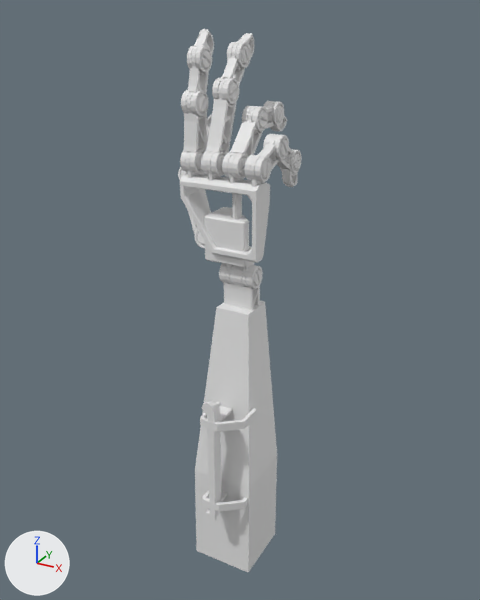
An edit to the FBX model TP Jam 2/Assets/Models/hands_Rig5.fbx, drawn before and after from the same camera.
One viewpoint serves both versions: a camera (50 mm lens) standing at (0.205, -0.367, 0.168) and looking at (-0.01, 0.024, -0.028). Lighting does not change. The marker at lower left points along +X, +Y and +Z. Where no turn or scale is listed for an object, it has been applied to the vertices.

In view in the first picture: 'ann1', 'ann2', 'ann3', 'bras', 'ind1', 'ind2', 'ind3', 'main', 'maj1', 'maj2', 'maj3', 'ori1', 'ori2', 'ori3', 'pou3'.
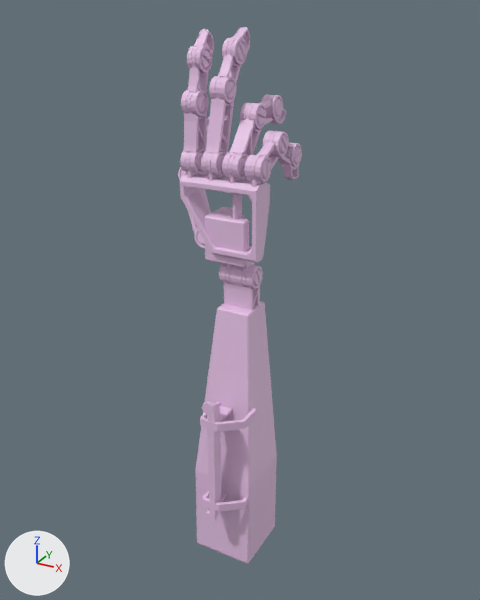
Commit message: vive git

The change, as a list of edits to the scene's bpy script:
```text
Change me_cylinder_008:
    where me_cylinder_008.from_pydata(...)  # 848 vertices, 906 faces; spans x -5.4..5.4, y -6.8..45.9, z -6.8..6.8
    add me_cylinder_008.materials.append(mat_mat_bras)  # white #e7c3e6
Change me_cylinder_021:
    where me_cylinder_021.from_pydata(...)  # 848 vertices, 906 faces; spans x -0.0271..0.0079, y -0.0074..0.0143, z -0.009..0.0479
    add me_cylinder_021.materials.append(mat_mat_bras)  # white #e7c3e6
Change me_cylinder_022:
    remove me_cylinder_022.from_pydata(...)  # 1049 vertices, 1100 faces; spans x -0.022..0.03, y -0.047..0.016, z -0.232..0.008
    add me_cylinder_022.from_pydata(...)  # 1107 vertices, 1162 faces; spans x -0.022..0.03, y -0.047..0.016, z -0.232..0.008
    me_cylinder_022 part 1: the loose piece of 12 vertices spanning x -0.017..0.03, y -0.032..0.016, z -0.232..-0.023 is rebuilt with 70 vertices and now spans x -0.017..0.03, y -0.032..0.016, z -0.232..-0.023, in mat_mat_bras (white #e7c3e7)
    me_cylinder_022 part 2: 1090 faces spanning x -0.022..0.029, y -0.047..0.008, z -0.208..0.008 switch from no material to mat_mat_bras (white #e7c3e7)
Change me_cylinder_013:
    where me_cylinder_013.from_pydata(...)  # 624 vertices, 686 faces; spans x -5.4..5.4, y -6.8..29.7, z -6.8..6.8
    add me_cylinder_013.materials.append(mat_mat_bras)  # white #e7c3e6
Change me_cylinder_009:
    where me_cylinder_009.from_pydata(...)  # 456 vertices, 499 faces; spans x -0.0054..0.0054, y -0.0078..0.0132, z -0.0078..0.0172
    add me_cylinder_009.materials.append(mat_mat_bras)  # white #e7c3e6
Change me_cylinder_015:
    where me_cylinder_015.from_pydata(...)  # 624 vertices, 686 faces; spans x -5.4..5.4, y -6.8..29.7, z -6.8..6.8
    add me_cylinder_015.materials.append(mat_mat_bras)  # white #e7c3e6
Change me_cylinder_010:
    where me_cylinder_010.from_pydata(...)  # 624 vertices, 686 faces; spans x -0.0063..0.0063, y -0.0078..0.0147, z -0.0078..0.0336
    add me_cylinder_010.materials.append(mat_mat_bras)  # white #e7c3e6
Change me_cylinder_006:
    where me_cylinder_006.from_pydata(...)  # 456 vertices, 499 faces; spans x -4.7..4.7, y -6.8..15.8, z -7.0..6.8
    add me_cylinder_006.materials.append(mat_mat_bras)  # white #e7c3e6
Change me_cylinder_012:
    where me_cylinder_012.from_pydata(...)  # 456 vertices, 499 faces; spans x -4.7..4.7, y -6.8..15.8, z -7.0..6.8
    add me_cylinder_012.materials.append(mat_mat_bras)  # white #e7c3e6
Change me_cylinder_007:
    where me_cylinder_007.from_pydata(...)  # 624 vertices, 686 faces; spans x -5.4..5.4, y -6.8..29.7, z -6.8..6.8
    add me_cylinder_007.materials.append(mat_mat_bras)  # white #e7c3e6
Change me_cylinder_005:
    where me_cylinder_005.from_pydata(...)  # 720 vertices, 768 faces; spans x -5.4..5.4, y -6.8..37.8, z -6.8..6.8
    add me_cylinder_005.materials.append(mat_mat_bras)  # white #e7c3e6
Change me_cylinder_004:
    where me_cylinder_004.from_pydata(...)  # 624 vertices, 686 faces; spans x -5.4..5.4, y -6.8..29.7, z -6.8..6.8
    add me_cylinder_004.materials.append(mat_mat_bras)  # white #e7c3e6
Change me_cylinder_001:
    where me_cylinder_001.from_pydata(...)  # 456 vertices, 499 faces; spans x -4.7..4.7, y -6.8..15.8, z -7.0..6.8
    add me_cylinder_001.materials.append(mat_mat_bras)  # white #e7c3e6
Change me_cylinder_011:
    where me_cylinder_011.from_pydata(...)  # 720 vertices, 768 faces; spans x -0.0063..0.0063, y -0.0078..0.011, z -0.0078..0.0439
    add me_cylinder_011.materials.append(mat_mat_bras)  # white #e7c3e6
Change me_cylinder_003:
    where me_cylinder_003.from_pydata(...)  # 1098 vertices, 1192 faces; spans x -0.0371..0.0196, y -0.0157..0.0139, z -0.0079..0.0844
    add me_cylinder_003.materials.append(mat_mat_bras)  # white #e7c3e6
Change ob_maj3:
    ob_maj3.rotation_euler: (1.222, 0.0, 0.0) -> (1.309, 0.0, 0.0)  # degrees (70, 0, 0) -> degrees (75, 0, 0)
Change ob_ori2:
    ob_ori2.location: (0.0164, 0.0253, 0.0855) -> (0.0164, 0.0244, 0.0877)
    ob_ori2.rotation_euler: (-0.524, 0.0, 0.0) -> (-0.436, 0.0, 0.0)  # degrees (-30, 0, 0) -> degrees (-25, 0, 0)
Change ob_ori3:
    ob_ori3.rotation_euler: (0.349, 0.0, 0.0) -> (0.436, 0.0, 0.0)  # degrees (20, 0, 0) -> degrees (25, 0, 0)
Change ob_maj1:
    ob_maj1.location: (-0.015, 0.0327, 0.14) -> (-0.015, 0.027, 0.1426)
    ob_maj1.rotation_euler: (0.611, 0.0, 0.0) -> (0.698, 0.0, 0.0)  # degrees (35, 0, 0) -> degrees (40, 0, 0)
Change ob_ori1:
    ob_ori1.location: (0.0164, 0.0485, 0.0722) -> (0.0164, 0.0487, 0.0764)
    ob_ori1.rotation_euler: (-1.396, 0.0, 0.0) -> (-1.309, 0.0, 0.0)  # degrees (-80, 0, 0) -> degrees (-75, 0, 0)
Change ob_maj2:
    ob_maj2.location: (-0.015, 0.0155, 0.1195) -> (-0.015, 0.0117, 0.1207)
    ob_maj2.rotation_euler: (0.873, 0.0, 0.0) -> (0.96, 0.0, 0.0)  # degrees (50, 0, 0) -> degrees (55, 0, 0)
Change ob_ann3:
    ob_ann3.rotation_euler: (0.785, 0.0, 0.0) -> (0.873, 0.0, 0.0)  # degrees (45, 0, 0) -> degrees (50, 0, 0)
Change ob_ann2:
    ob_ann2.location: (0.0007, 0.0256, 0.1021) -> (0.0007, 0.0232, 0.1043)
    ob_ann2.rotation_euler: (0.0, 0.0, 0.0) -> (0.0873, 0.0, 0.0)  # degrees (0, 0, 0) -> degrees (5, 0, 0)
Change ob_ann1:
    ob_ann1.location: (0.0007, 0.0523, 0.1022) -> (0.0007, 0.0499, 0.1067)
    ob_ann1.rotation_euler: (-0.524, 0.0, 0.0) -> (-0.436, 0.0, 0.0)  # degrees (-30, 0, 0) -> degrees (-25, 0, 0)
```

Changed parts and their boxes [x1, y1, x2, y2] in the pictures (480 x 600 px):
'bras', reshaped: before [195, 263, 277, 572]; after [196, 263, 277, 564]
'main', recoloured: [180, 152, 270, 287] in both
'maj3', recoloured, moved, turned: before [201, 78, 237, 176]; after [201, 77, 234, 176]
'ann3', recoloured, moved, turned: before [222, 106, 263, 179]; after [222, 103, 262, 179]
'ind3', recoloured: [180, 91, 207, 174] in both
'maj2', recoloured, moved, turned: before [212, 42, 245, 104]; after [209, 38, 242, 103]
'ind2', recoloured: [181, 46, 209, 116] in both
'maj1', recoloured, moved, turned: before [227, 33, 254, 68]; after [222, 27, 250, 65]
'ori3', recoloured, moved, turned: before [244, 134, 279, 182]; after [244, 131, 279, 182]
'ind1', recoloured: [187, 29, 214, 72] in both
'ann2', recoloured, moved, turned: before [242, 101, 275, 132]; after [240, 95, 274, 129]
'ori2', recoloured, moved, turned: before [263, 134, 294, 169]; after [263, 131, 293, 164]
'ori1', recoloured, moved, turned: before [280, 149, 302, 187]; after [281, 143, 302, 180]
'ann1', recoloured, moved, turned: before [263, 101, 287, 132]; after [261, 94, 286, 124]
'pou3', recoloured: [188, 173, 211, 248] in both
part 1 of me_cylinder_022, rebuilt: before [195, 301, 277, 572]; after [196, 301, 277, 564]
part 2 of me_cylinder_022, recoloured: [200, 263, 263, 523] in both
